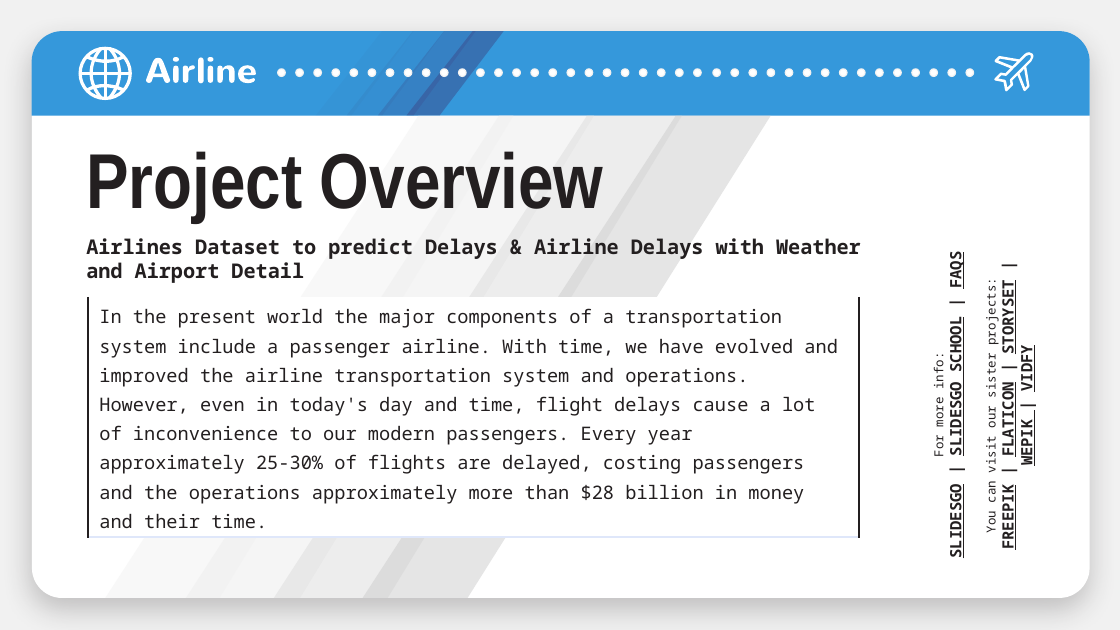
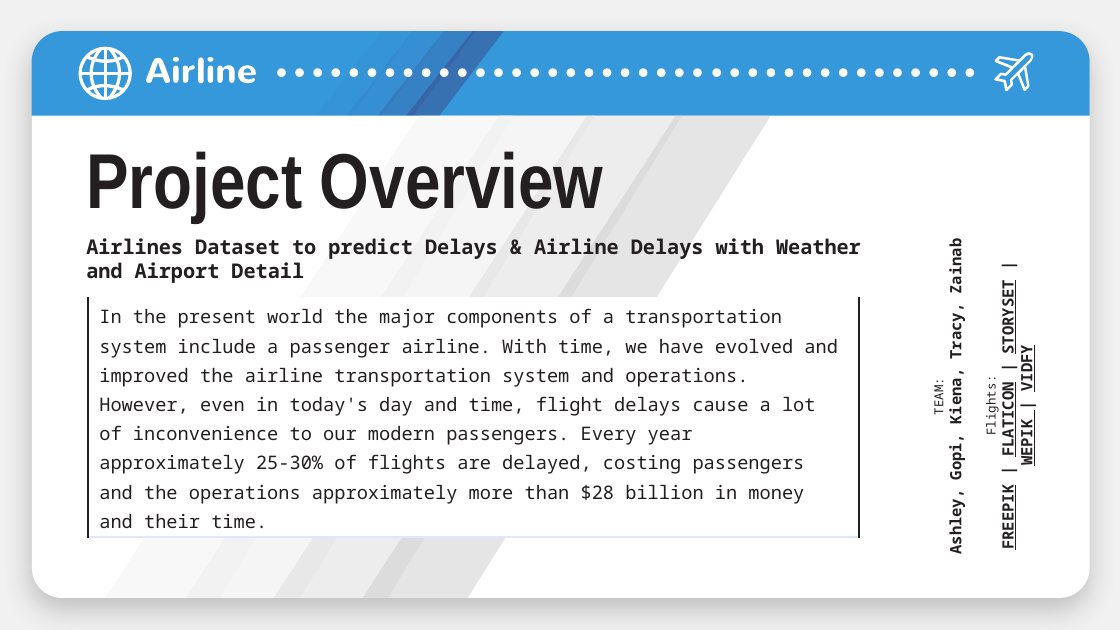
Before and after one commit to gdevashrayee/capstone_project-airline-delays, a slide deck: slide 2 of Airline Delays Powerpoint/AIRLINE DELAYS.pptx. Drawn at 1120x630 pixels with LibreOffice and Linux fonts; fonts in the diff are those of the drawing. Boxes give left, top, right and bottom in pixels: in the first picture for what was removed or moved away, otherwise in the second. Text is boxed around its words. In the diff, an @@ line names an element or a change of style, - is before the commit and + after.

```diff
--- a/Airline Delays Powerpoint/AIRLINE DELAYS.pptx
+++ b/Airline Delays Powerpoint/AIRLINE DELAYS.pptx
@@ text at box(930, 243, 966, 552): text changed @@
-For more info:
-SLIDESGO | SLIDESGO SCHOOL | FAQS
+TEAM:
+Ashley, Gopi, Kiena, Tracy, Zainab
@@ text at box(982, 287, 1037, 548): text changed @@
-You can visit our sister projects:
-FREEPIK | FLATICON | STORYSET | WEPIK | VIDFY
+Flights:
+FREEPIK | FLATICON | STORYSET | WEPIK | VIDFY
```
Also in this commit, not shown: 3 other slides changed, 3 slides added, 1 slide removed, 1 other file.
